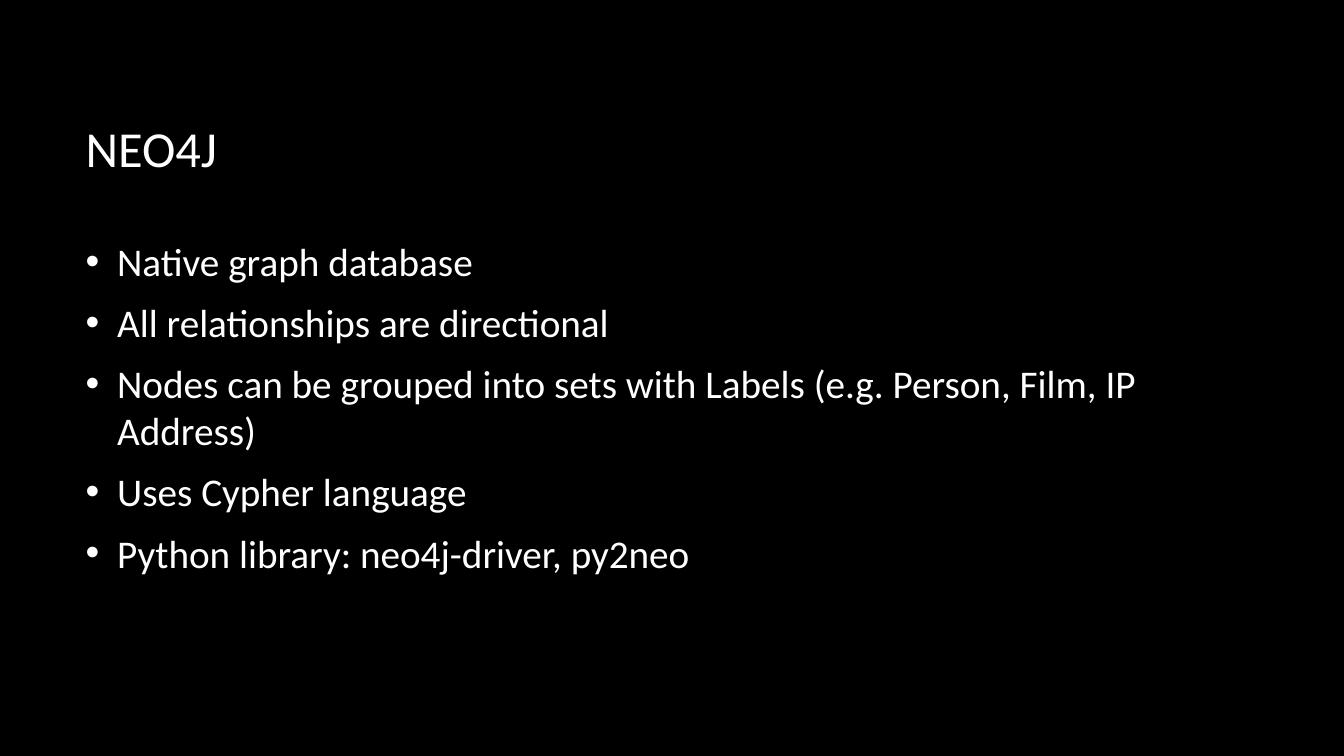
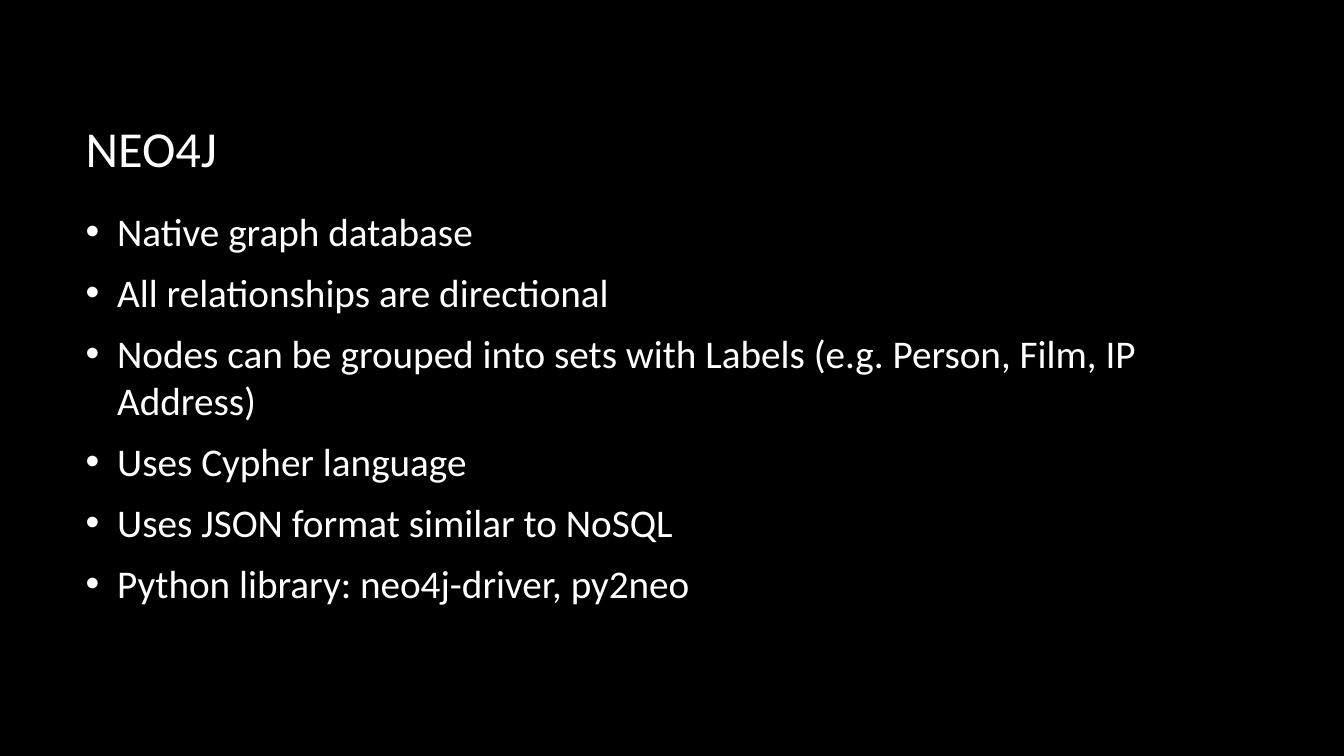
Before and after one commit to erstrong/INFO-7390-ADS-Fall-17-TeamNo., a slide deck: slide 12 of Team Presentation/GraphAnalytics.pptx (slide 8 before the commit). Drawn at 1344x756 pixels with LibreOffice and Linux fonts; fonts in the diff are those of the drawing; background and template pictures are left out. Boxes give left, top, right and bottom in pixels: in the first picture for what was removed or moved away, otherwise in the second. Text is boxed around its words. In the diff, an @@ line names an element or a change of style, - is before the commit and + after.

```diff
--- a/Team Presentation/GraphAnalytics.pptx
+++ b/Team Presentation/GraphAnalytics.pptx
@@ text at (117, 509, 673, 543): paragraph added @@
+• Uses JSON format similar to NoSQL
```
Also in this commit, not shown: 3 other slides changed, 5 slides added, 1 slide removed, 2 other files.
